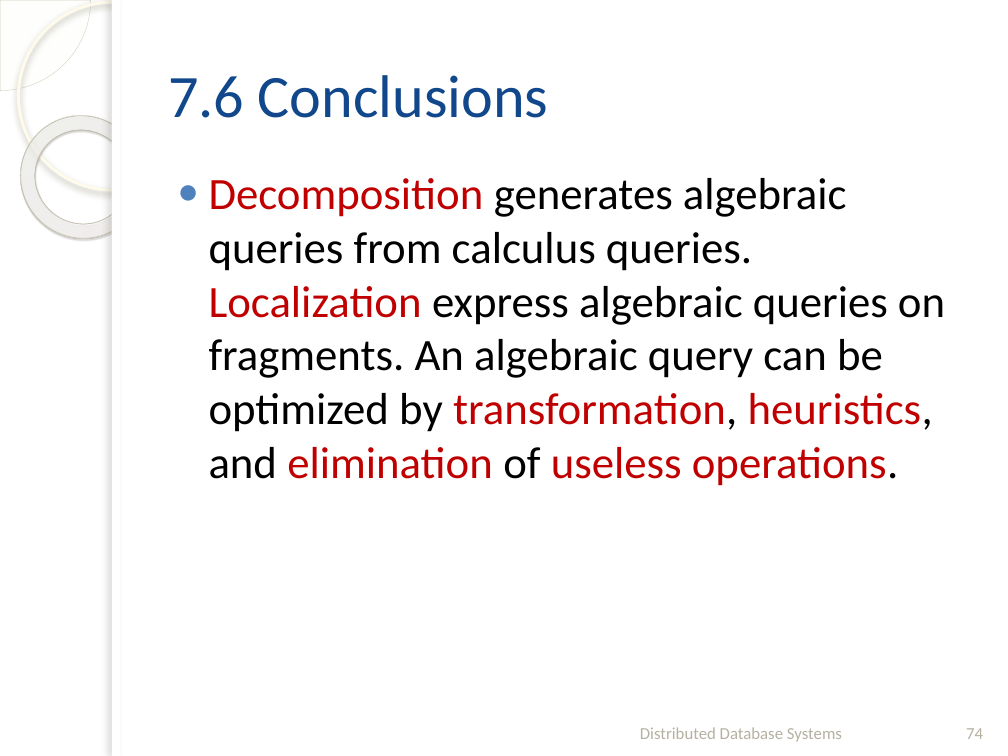
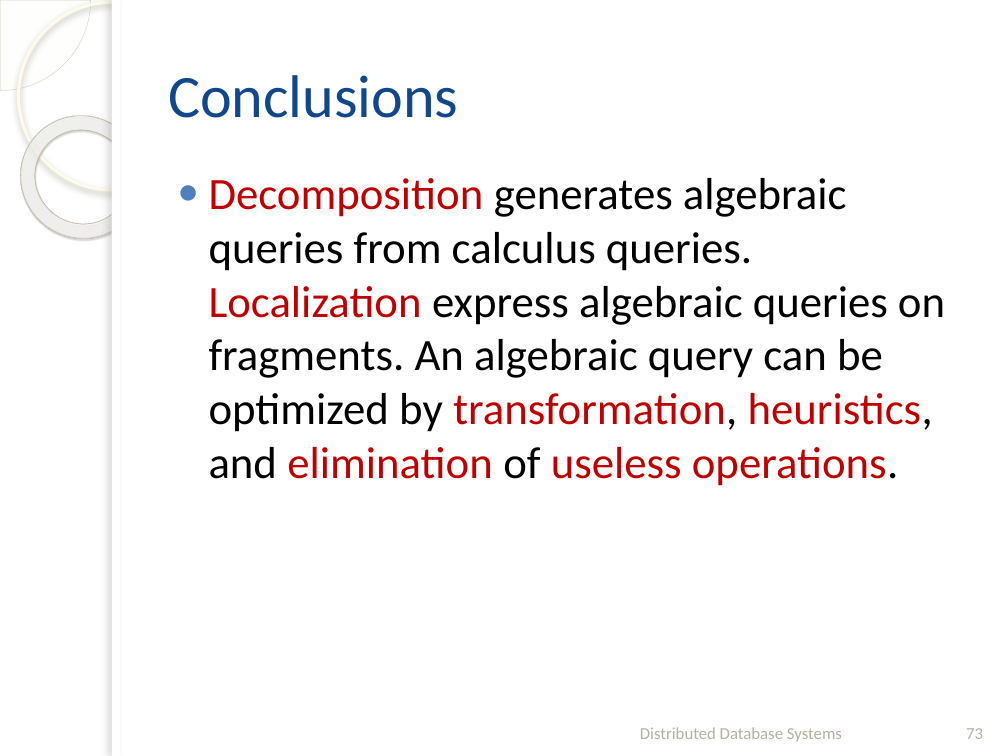
Before and after one commit to fanju1984/ddb, a slide deck: slide 73 of Fall 2017/Slides/03. Query Processing-2.pptx (slide 74 before the commit). Drawn at 1008x756 pixels with LibreOffice and Linux fonts; fonts in the diff are those of the drawing; background and template pictures are left out. Boxes give left, top, right and bottom in pixels: in the first picture for what was removed or moved away, otherwise in the second. Text is boxed around its words. In the diff, an @@ line names an element or a change of style, - is before the commit and + after.

```diff
--- a/Fall 2017/Slides/03. Query Processing-2.pptx
+++ b/Fall 2017/Slides/03. Query Processing-2.pptx
@@ title at [168,75,458,118]: text changed @@
-7.6 Conclusions
+Conclusions
@@ page number at [966,728,983,739]: text changed @@
-74
+73
```
Also in this commit, not shown: 19 other slides changed, 1 slide removed, 1 other file.
